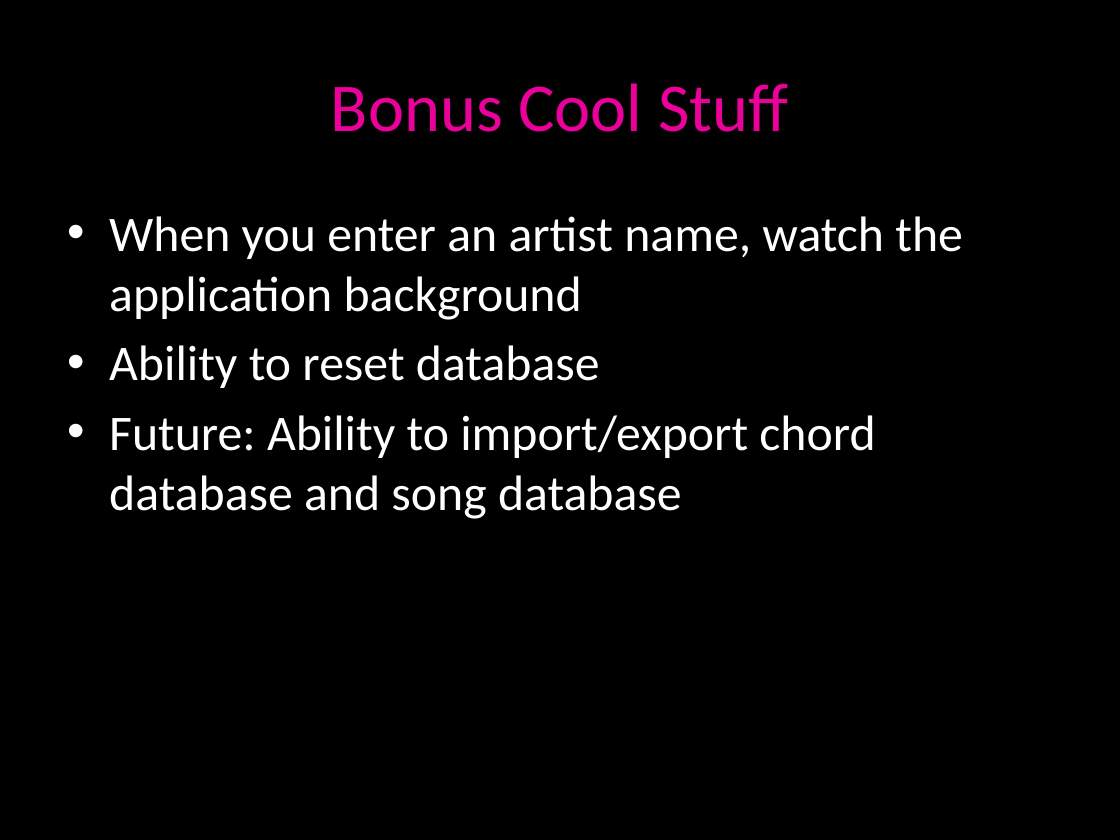
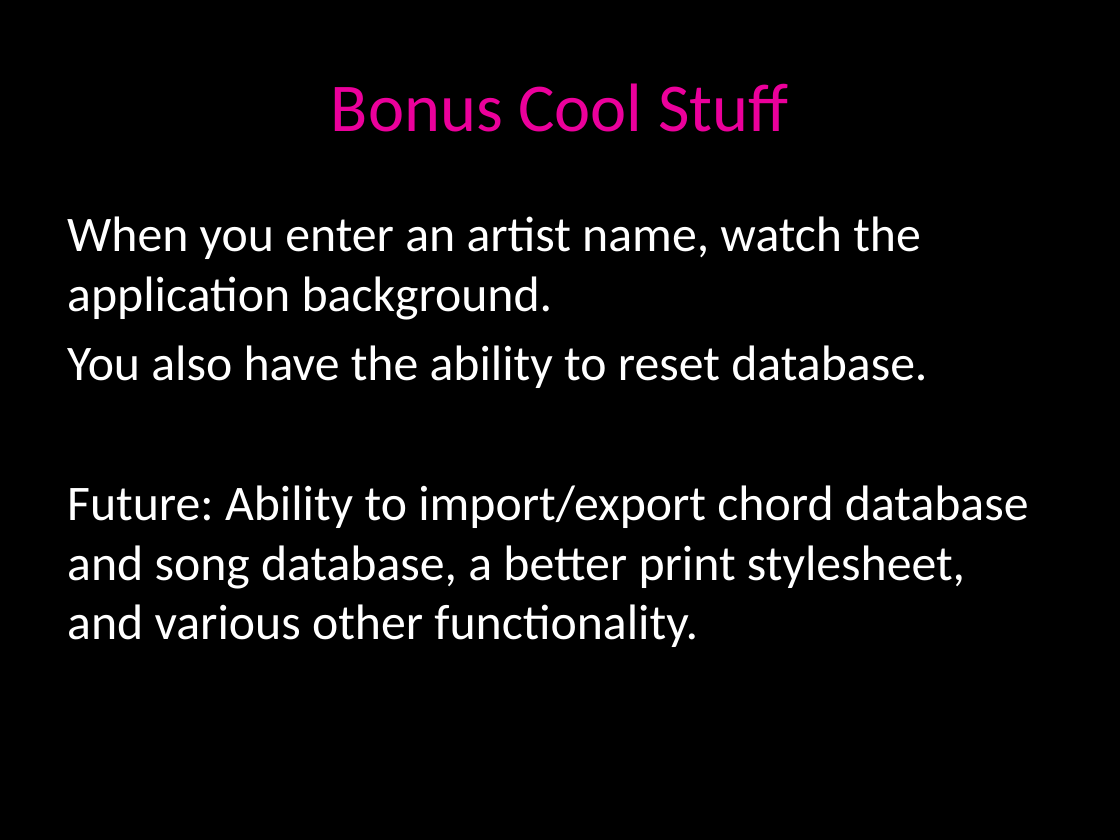
Before and after one commit to rkilarski/ryski-coding, a slide deck: slide 5 of cs701homework/WebContent/guitarifficweb/doc/guitariffic.pptx. Drawn at 1120x840 pixels with LibreOffice and Linux fonts; fonts in the diff are those of the drawing. Boxes give left, top, right and bottom in pixels: in the first picture for what was removed or moved away, otherwise in the second. Text is boxed around its words. In the diff, an @@ line names an element or a change of style, - is before the commit and + after.

```diff
--- a/cs701homework/WebContent/guitarifficweb/doc/guitariffic.pptx
+++ b/cs701homework/WebContent/guitarifficweb/doc/guitariffic.pptx
@@ text at <box>67,216,1029,647</box>: text changed @@
-• When you enter an artist name, watch the application background
-• Ability to reset database
-• Future: Ability to import/export chord database and song database
+When you enter an artist name, watch the application background.
+You also have the ability to reset database.
+Future: Ability to import/export chord database and song database, a better print stylesheet, and various other functionality.
```
Also in this commit, not shown: 4 other slides changed, 1 other file.
